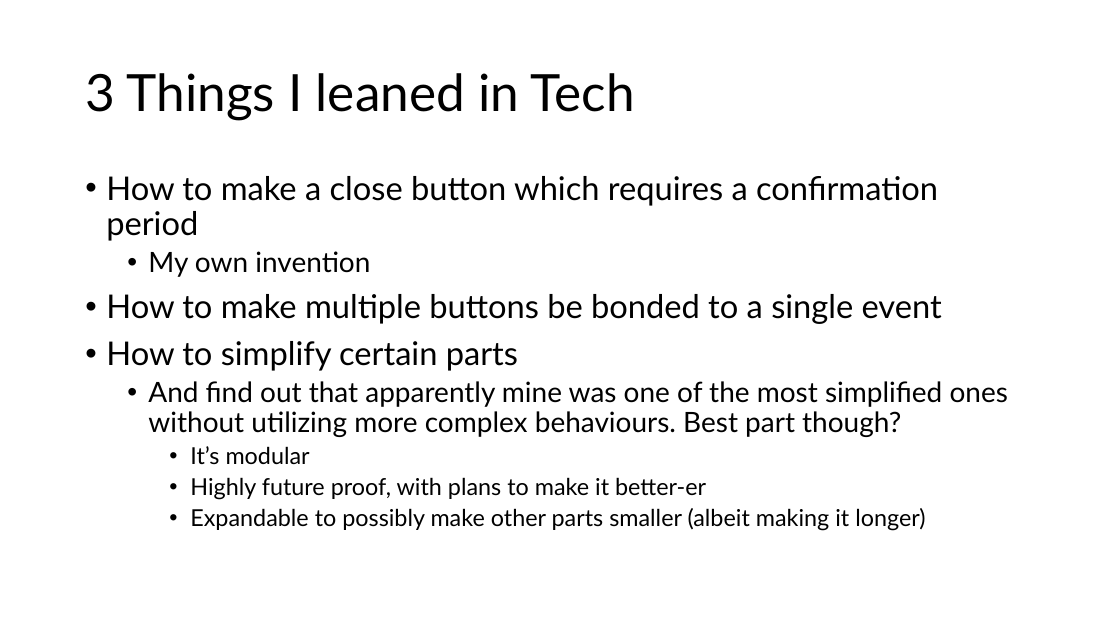
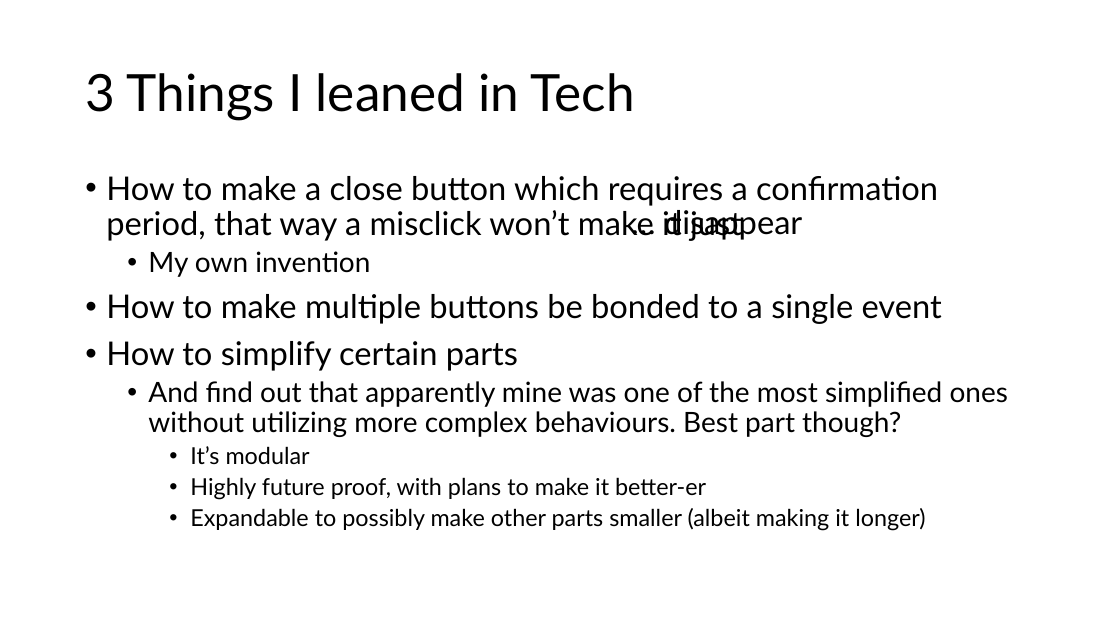
Before and after one commit to NPITX-programs/Presentations, a slide deck: slide 3 of Current Presentation/Charlie Fall Term 2024 presentation.pptx. Drawn at 1120x630 pixels with LibreOffice and Linux fonts; fonts in the diff are those of the drawing. Boxes give left, top, right and bottom in pixels: in the first picture for what was removed or moved away, otherwise in the second. Text is boxed around its words. In the diff, an @@ line names an element or a change of style, - is before the commit and + after.

```diff
--- a/Current Presentation/Charlie Fall Term 2024 presentation.pptx
+++ b/Current Presentation/Charlie Fall Term 2024 presentation.pptx
@@ text at <box>106,176,938,241</box>: text changed @@
-• How to make a close button which requires a confirmation period
+• How to make a close button which requires a confirmation period, that way a misclick won’t make it just
@@ text added at <box>664,210,802,241</box>, 28 pt, text #000000 @@
+… disappear
```
Also in this commit, not shown: 2 slides added, 2 slides removed.
